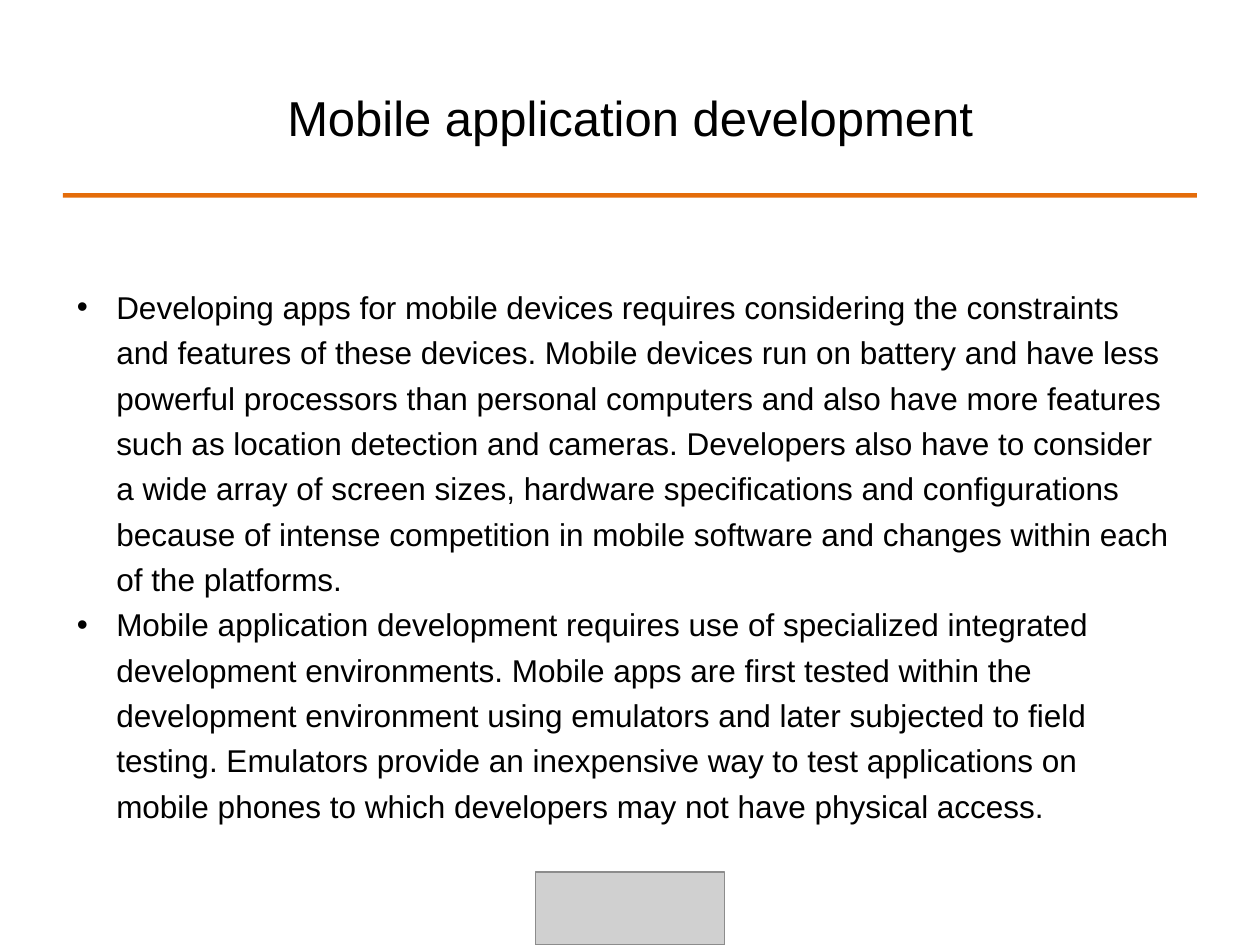
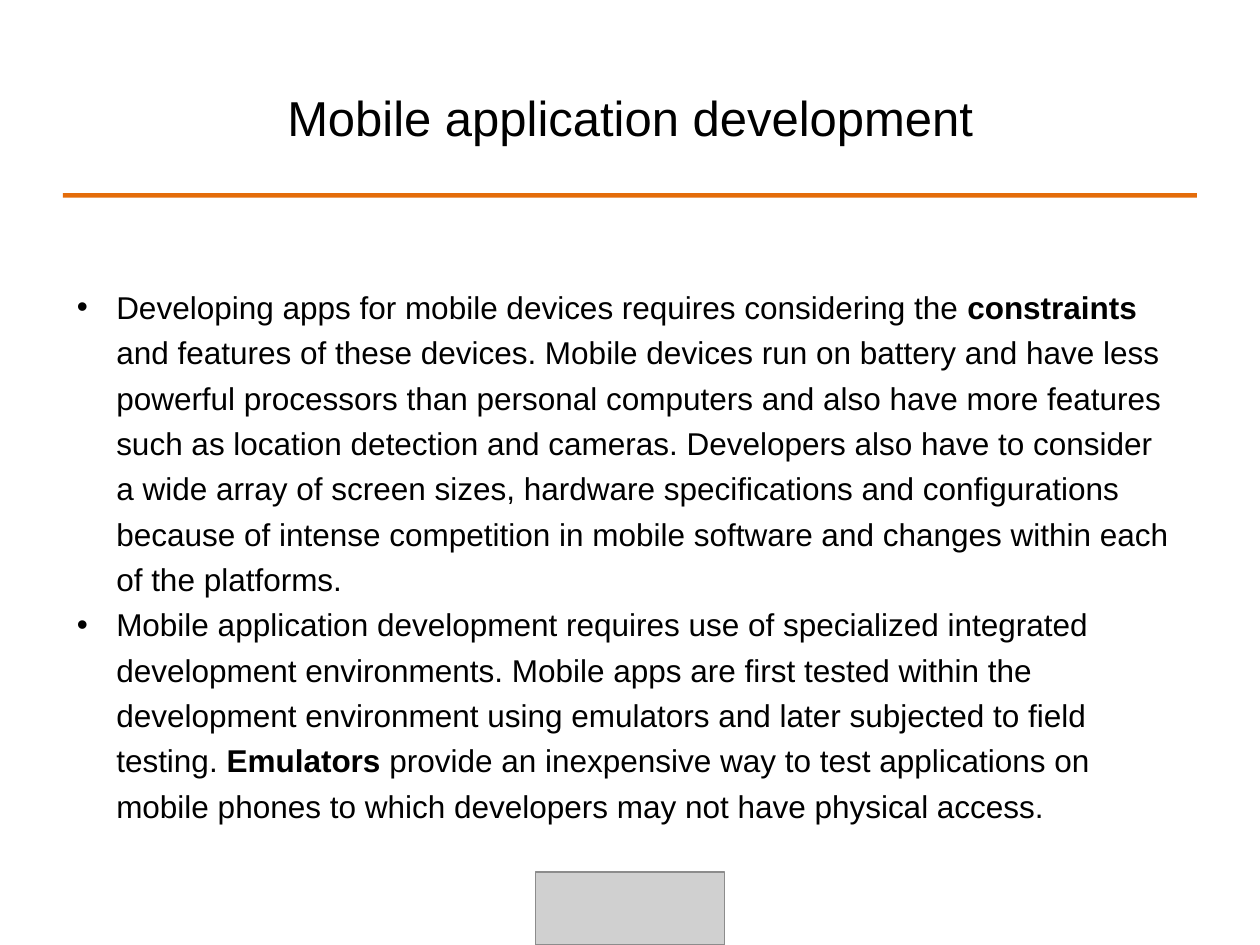
Before and after one commit to ALPHACamp/Camp-3-iOS-Dev, a slide deck: slide 14 of Class presentation/Week1 - Shyne/10-08-2014.ppt. Drawn at 1260x945 pixels with LibreOffice and Linux fonts; fonts in the diff are those of the drawing; grey boxes stand for pictures. Boxes give left, top, right and bottom in pixels: in the first picture for what was removed or moved away, otherwise in the second. Text is boxed around its words. In the diff, an @@ line names an element or a change of style, - is before the commit and + after.

```diff
--- a/Class presentation/Week1 - Shyne/10-08-2014.ppt
+++ b/Class presentation/Week1 - Shyne/10-08-2014.ppt
@@ text "Developing apps for mobile devices ..." at bbox=[116, 296, 1168, 824]: bold on in "constraints", "Emulators" @@
```
Also in this commit, not shown: 6 other slides changed, 14 slides added, 1 slide removed, 2 other files.
